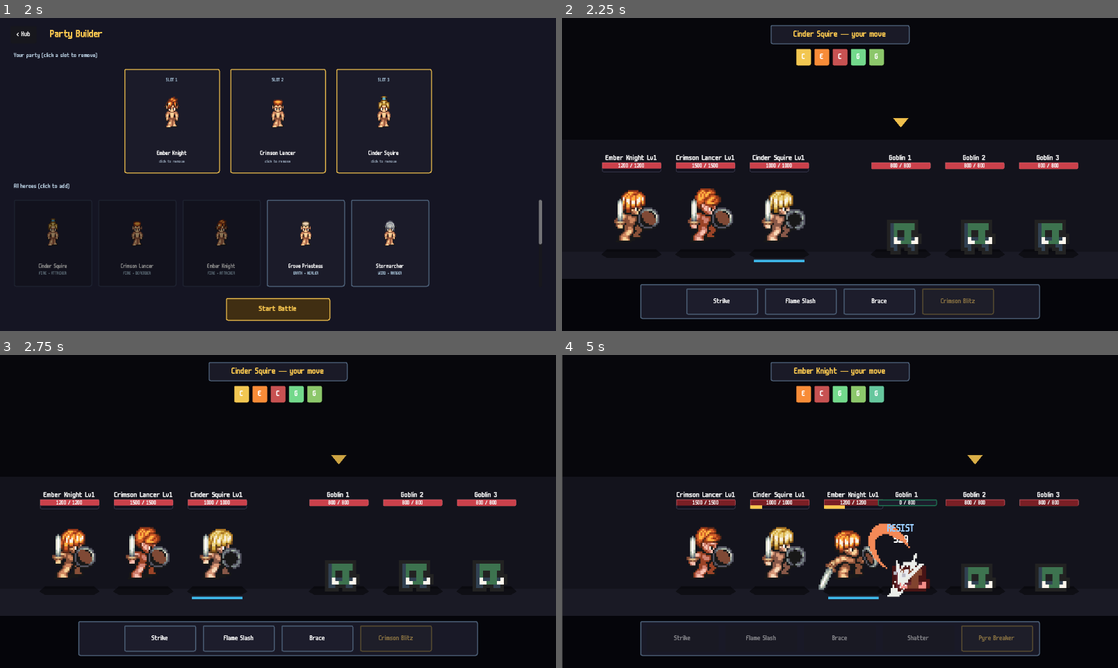
Above: before the commit, frames 1-4 (two rows, left to right).
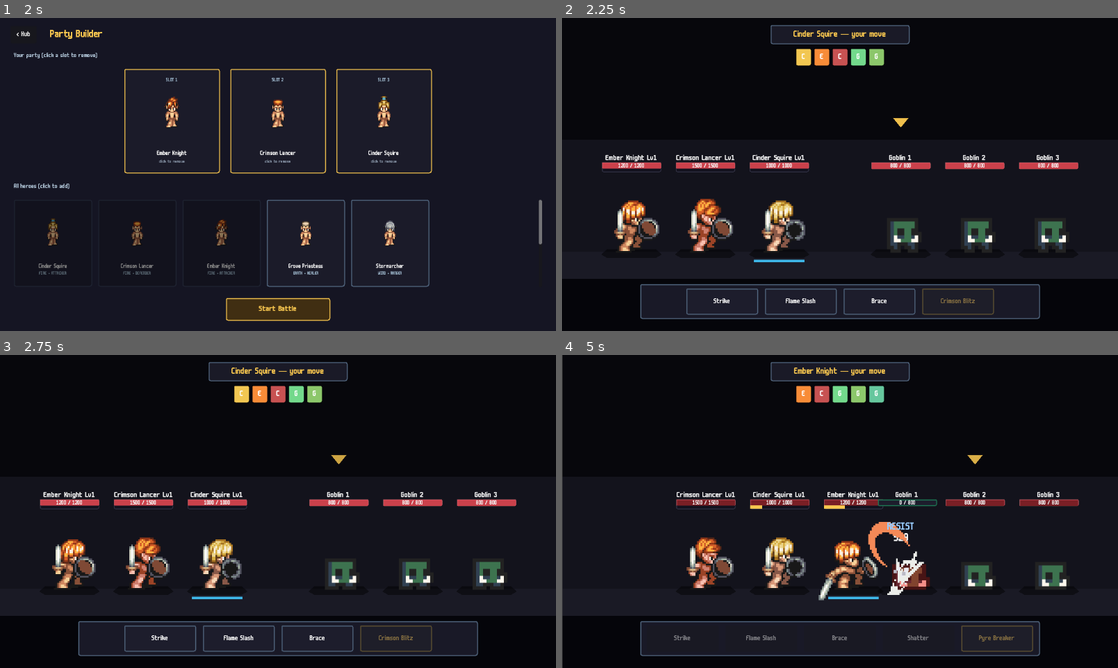
Above: after the commit, the same moments.

Repository: joppe2001/Vaelthorn
Game: Godot game, scene res://scenes/title/title.tscn
The game is run twice, just before and just after one commit, with the same random seed, the same clock (stepped at 60 frames per second) and the same inputs.
Inputs (mouse positions are in pixels of both pictures, inside the frame that each line leads up to):
- Up to frame 1 (2 s): tap Enter at 0.5 s; move the mouse to (400, 158) at 0.52 s; click (400, 158) at 0.67 s; click "Enter Battle" at 1.25 s
- Up to frame 2 (2.25 s): click "Start Battle" at 2 s
- Up to frame 3 (2.75 s): no input
- Up to frame 4 (5 s): click "Strike" at 2.75 s; drag from (634, 539) to (851, 539) at 3.52 s; click "Flame Slash" at 4.25 s

Frame 1 is identical in both runs. In frame 2, 3.2% of the frame differs, in the area x 9-91%, y 54-75%; in frame 3, 3.2%; in frame 4, 3.7%, in the area x 22-91%, y 53-79%.

Commit message:
fix: auto-ground sprite_y_offset so feet land on the shadow
The hand-tuned sprite_y_offset = -72 was correct for the original
defensive-crouch idle pose. When we swapped the idle to the sword-
raised stance (cols 4-7 of pONE2 row 2), the feet moved upward in
the sprite cell — so the same offset now left heroes hovering ~30px
above their shadows.

Added _compute_grounded_y_offset() which:
  1. Pulls the first idle frame's image (AtlasTexture or plain).
  2. Calls Image.get_used_rect() to find the lowest opaque pixel
     (the feet) in frame-pixel coords.
  3. Solves for the y_offset that places those feet at y=0.

bind() now uses the computed offset instead of the parameter when
the scan succeeds. Falls back to the hand-tuned value (kept as a
fallback for sprites we cannot read).

For 64px Mana Seed heroes the auto value lands around -40 instead of
-72 (matches the new pose); for 16px 0x72 goblins it matches their
existing -60. Net effect: every sprite (current + future) grounds
its feet on its shadow without manual tuning. Drop in a new enemy
sheet and it just works.

Diff:
--- a/scenes/battle/unit.gd
+++ b/scenes/battle/unit.gd
@@ -201,13 +201,20 @@
 		_anim_sprite.visible = true
 		_anim_sprite.sprite_frames = idle_frames
 		_anim_sprite.scale = Vector2(sprite_scale, sprite_scale)
-		_anim_sprite.position = Vector2(0, sprite_y_offset)
 		if idle_frames.has_animation(&"idle"):
 			_anim_sprite.animation = &"idle"
 			_anim_sprite.play()
-		# Scan the actual character pixels in the first idle frame so
-		# anchors track the body (not the empty cell padding).
-		_measure_character_bounds(idle_frames, sprite_scale, sprite_y_offset)
+		# Auto-ground: scan the idle frame to find where the feet sit in
+		# the sprite, and choose a y_offset that puts those feet at y=0
+		# (the shadow line). Falls back to the hand-tuned offset if the
+		# image can't be read. This means new sprites just need a scale
+		# value — they ground themselves automatically.
+		var final_offset: float = _compute_grounded_y_offset(idle_frames, sprite_scale)
+		if is_nan(final_offset):
+			final_offset = sprite_y_offset
+		_anim_sprite.position = Vector2(0, final_offset)
+		# Now measure character bounds in unit-local using the final offset.
+		_measure_character_bounds(idle_frames, sprite_scale, final_offset)
 	else:
 		_using_anim_sprite = false
 		_sprite.visible = true
@@ -224,6 +231,47 @@
 	_hp_bar.value = max_hp
 	_hp_label.text = "%d / %d" % [max_hp, max_hp]
 	_update_hp_color(max_hp, max_hp)
+
+
+## Find the y_offset that puts the character's feet at y=0 (shadow
+## line). Done by alpha-scanning the first idle frame — bounds.position.y
+## + bounds.size.y is the lowest opaque pixel (feet). To put those feet
+## at y=0:
+##
+##   feet_in_frame  = bounds.bottom (px from frame top)
+##   feet_below_ctr = feet_in_frame - frame_h/2
+##   needed_offset  = -feet_below_ctr * sprite_scale
+##
+## Returns NAN if the image can't be read; caller falls back to the
+## hand-tuned sprite_y_offset.
+func _compute_grounded_y_offset(frames: SpriteFrames, sprite_scale: float) -> float:
+	if not frames.has_animation(&"idle"):
+		return NAN
+	if frames.get_frame_count(&"idle") <= 0:
+		return NAN
+	var tex: Texture2D = frames.get_frame_texture(&"idle", 0)
+	if tex == null:
+		return NAN
+	var frame_image: Image
+	if tex is AtlasTexture:
+		var atlas_tex: AtlasTexture = tex
+		if atlas_tex.atlas == null:
+			return NAN
+		var atlas_image: Image = atlas_tex.atlas.get_image()
+		if atlas_image == null:
+			return NAN
+		frame_image = atlas_image.get_region(atlas_tex.region)
+	else:
+		frame_image = tex.get_image()
+	if frame_image == null:
+		return NAN
+	var bounds: Rect2i = frame_image.get_used_rect()
+	if bounds.size.y <= 0:
+		return NAN
+	var frame_h: float = float(frame_image.get_height())
+	var feet_in_frame: float = float(bounds.position.y + bounds.size.y)
+	var feet_below_center: float = feet_in_frame - frame_h * 0.5
+	return -feet_below_center * sprite_scale
 
 
 ## Scan the alpha channel of the first idle frame to find the actual
